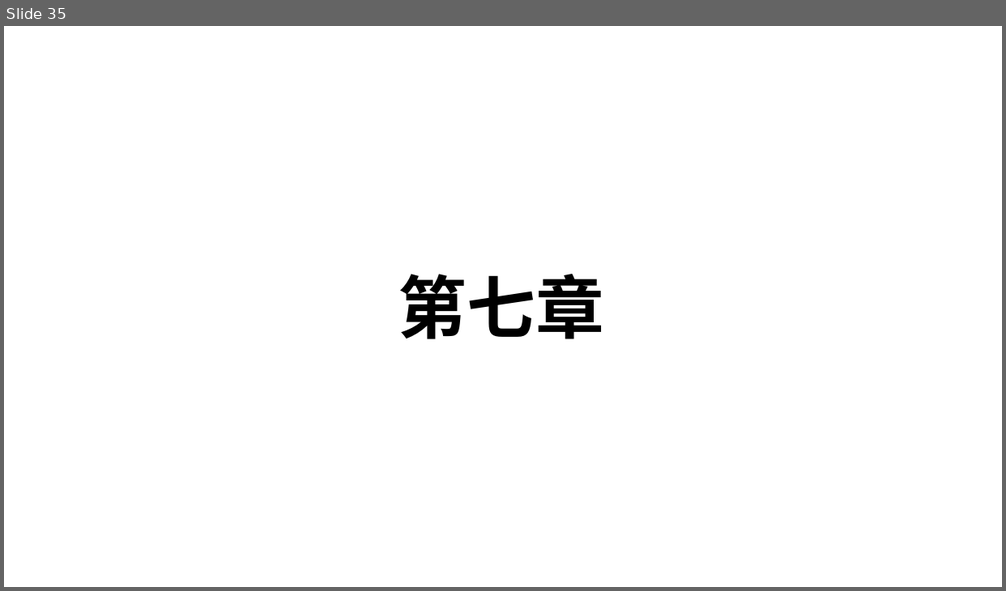
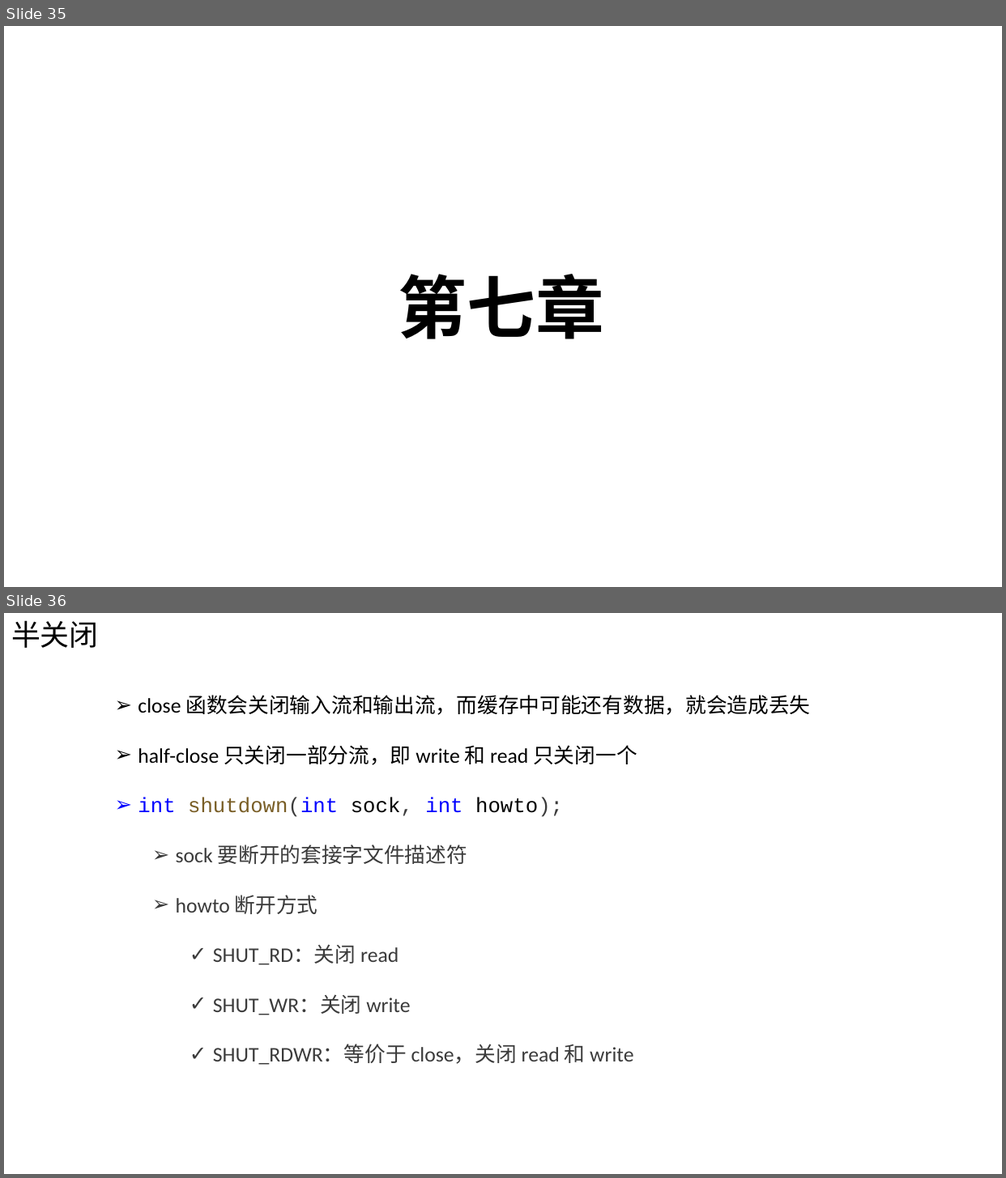
Before and after one commit to Chao200/TCP-IP-Network-Programming, a slide deck: TCP:IP 网络编程.pptx. Shown one above the other, each under a label of ours: slide 35 before the commit, slides 35 and 36 after it. The pictures are 1006x591 and 1006x1178 pixels, drawn with LibreOffice and Linux fonts; fonts in the diff are those of the drawing. Boxes give left, top, right and bottom in pixels: in the first picture for what was removed or moved away, otherwise in the second. Text is boxed around its words. In the diff, an @@ line names an element or a change of style, - is before the commit and + after.

Commit message:
add PPT

```diff
--- a/TCP:IP 网络编程.pptx
+++ b/TCP:IP 网络编程.pptx
@@ slide 36 added at <box>4,613,1002,1174</box>, background #FFFFFF @@
@@ text added at <box>11,620,99,648</box>, 28 pt, text #000000 @@
+半关闭
@@ text added at <box>138,695,810,1065</box>, 20 pt, text #3B3B3B @@
+➢ close 函数会关闭输入流和输出流，而缓存中可能还有数据，就会造成丢失
+➢ half-close 只关闭一部分流，即 write 和 read 只关闭一个
+➢ int shutdown(int sock, int howto);
+  ➢ sock 要断开的套接字文件描述符
+  ➢ howto 断开方式
+    ✓ SHUT_RD：关闭 read
+    ✓ SHUT_WR：关闭 write
+    ✓ SHUT_RDWR：等价于 close，关闭 read 和 write
```
Also in this commit, not shown: 2 other slides added, 3 slides removed.
